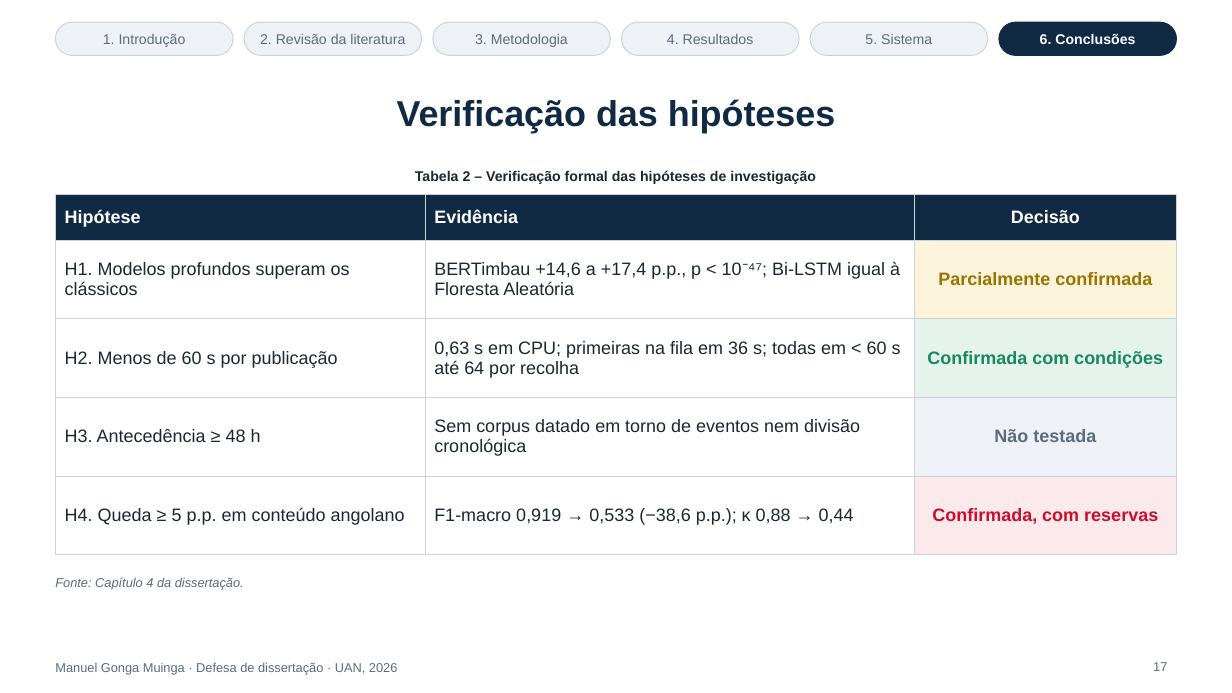
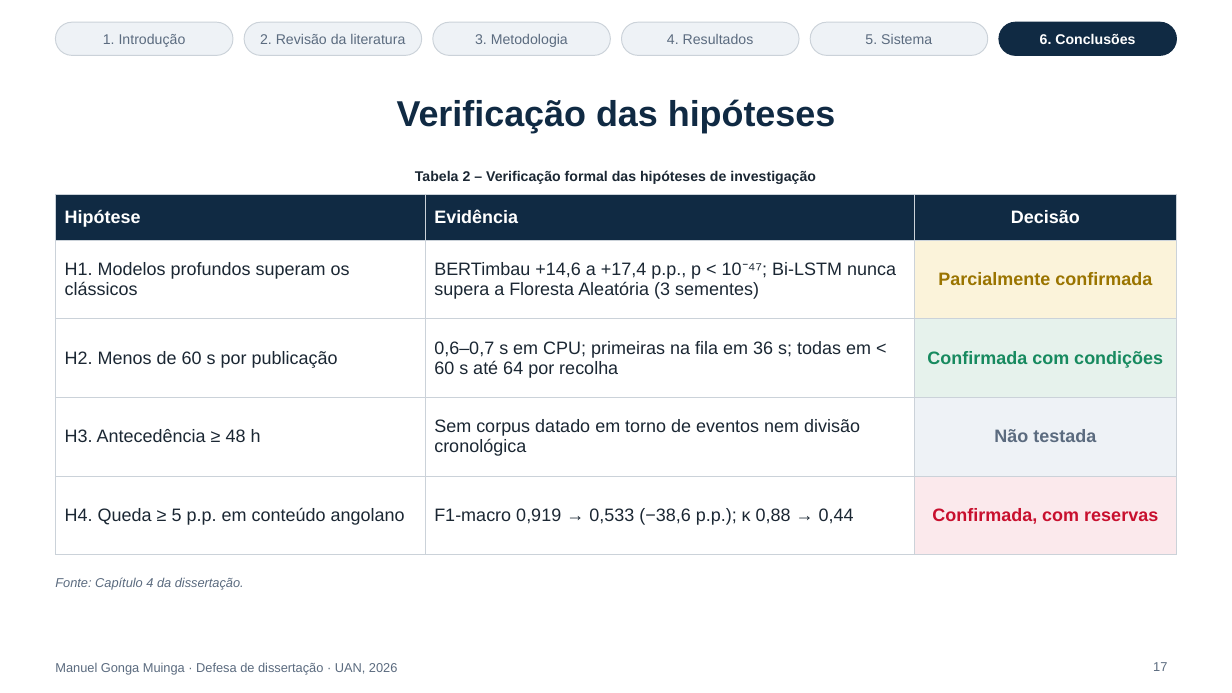
Before and after one commit to manuelmuinga/dissertacao-uan-angola, a slide deck: slide 17 of docs/Apresentacao_Defesa_UAN.pptx. Drawn at 1232x693 pixels with LibreOffice and Linux fonts; fonts in the diff are those of the drawing. Boxes give left, top, right and bottom in pixels: in the first picture for what was removed or moved away, otherwise in the second. Text is boxed around its words. In the diff, an @@ line names an element or a change of style, - is before the commit and + after.

```diff
--- a/docs/Apresentacao_Defesa_UAN.pptx
+++ b/docs/Apresentacao_Defesa_UAN.pptx
@@ table at [55, 194, 1177, 529] @@
-row 2, column 2: BERTimbau +14,6 a +17,4 p.p., p < 10⁻⁴⁷; Bi-LSTM igual à Floresta Aleatória
+row 2, column 2: BERTimbau +14,6 a +17,4 p.p., p < 10⁻⁴⁷; Bi-LSTM nunca supera a Floresta Aleatória (3 sementes)
-row 3, column 2: 0,63 s em CPU; primeiras na fila em 36 s; todas em < 60 s até 64 por recolha
+row 3, column 2: 0,6–0,7 s em CPU; primeiras na fila em 36 s; todas em < 60 s até 64 por recolha
```
Also in this commit, not shown: 12 other slides changed, 3 other files.
